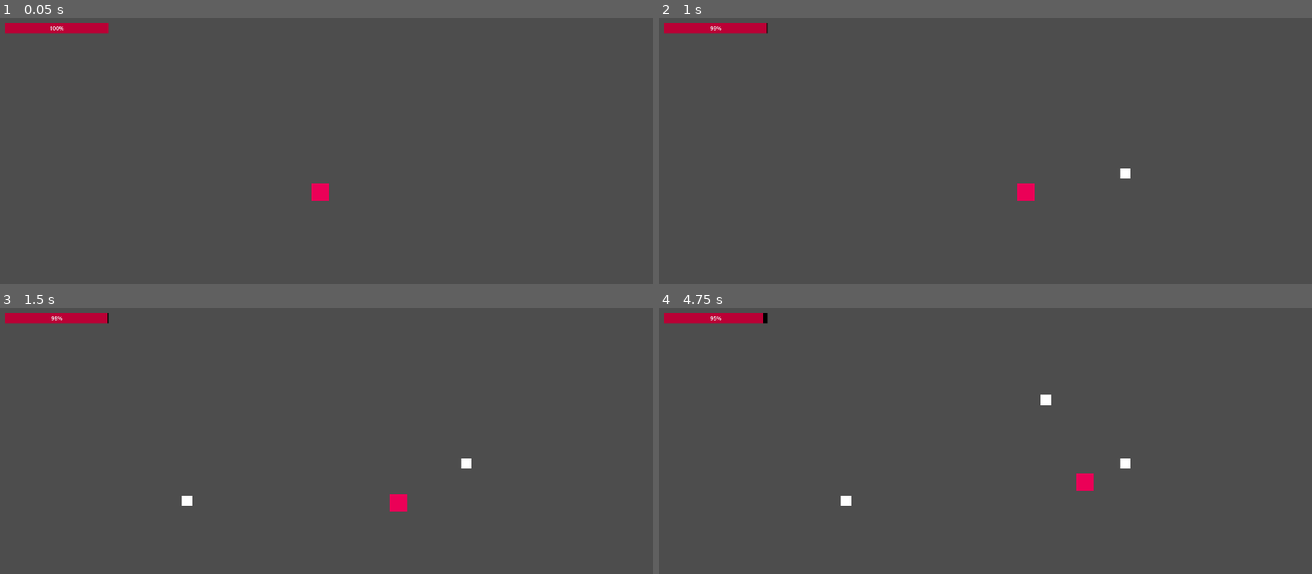
Above: before the commit, frames 1-4 (two rows, left to right).
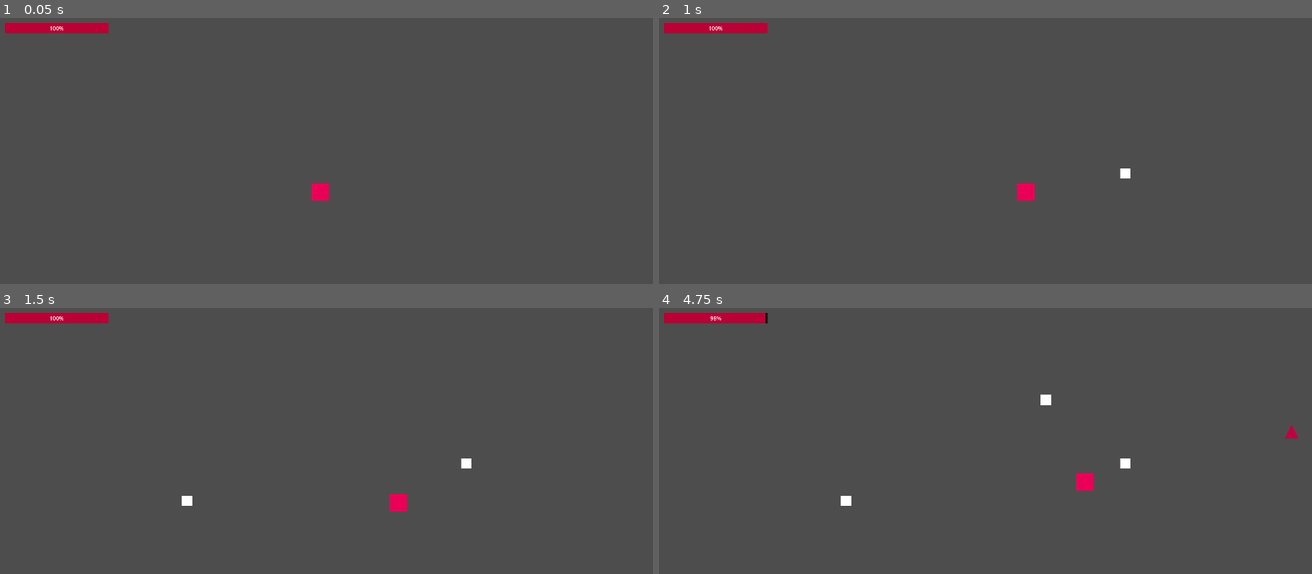
Above: after the commit, the same moments.

Repository: KABIR-SAINI/cult-defense
Game: Godot game, scene res://main.tscn
The game is run twice, just before and just after one commit, with the same random seed, the same clock (stepped at 60 frames per second) and the same inputs.
Inputs (mouse positions are in pixels of both pictures, inside the frame that each line leads up to):
- Up to frame 1 (0.05 s): no input
- Up to frame 2 (1 s): tap Enter at 0.5 s; move the mouse to (1122, 172) at 0.52 s; hold D (move_right) from 0.53 s (still down); click (1122, 172) at 0.67 s
- Up to frame 3 (1.5 s): move the mouse to (189, 499) at 1.27 s; release D (move_right) at 1.28 s; hold S (move_down) from 1.28 s (still down); click (189, 499) at 1.42 s
- Up to frame 4 (4.75 s): move the mouse to (1044, 401) at 2.02 s; release S (move_down) at 2.03 s; hold D (move_right) 2.03-2.75 s; click (1044, 401) at 2.17 s; click "START WAVE" at 2.75 s; tap Space at 3.5 s; move the mouse to (946, 558) at 3.52 s; hold Up (move_up) 3.53-4.28 s; click (946, 558) at 3.67 s; move the mouse to (1181, 539) at 4.27 s; hold A (move_left) from 4.28 s (still down); click (1181, 539) at 4.42 s

Frame 1 is identical in both runs. In frame 2, less than 0.1% of the frame differs, in the area x 7-17%, y 1-6%; in frame 3, less than 0.1%; in frame 4, less than 0.1%, in the area x 8-98%, y 1-50%.

Commit message:
Fixed main

Diff:
--- a/scenes/Follower.tscn
+++ b/scenes/Follower.tscn
@@ -1,4 +1,6 @@
-[gd_scene load_steps=3 format=3 uid="uid://8d46u1exaxnf"]
+[gd_scene load_steps=4 format=3 uid="uid://8d46u1exaxnf"]
+
+[ext_resource type="Script" uid="uid://cvsas4yk8mltm" path="res://scripts/follower_clean.gd" id="1_e8sra"]
 
 [sub_resource type="RectangleShape2D" id="RectangleShape2D_jm5dc"]
 size = Vector2(30, 30)
@@ -7,6 +9,7 @@
 radius = 200.0
 
 [node name="Follower" type="Area2D"]
+script = ExtResource("1_e8sra")
 
 [node name="ColorRect" type="ColorRect" parent="."]
 offset_left = -15.0
--- a/scripts/follower_clean.gd
+++ b/scripts/follower_clean.gd
@@ -2,16 +2,24 @@
 
 @export var shoot_cooldown = 0.5
 @export var damage = 30.0
+@export var max_health = 100.0
 
 var shoot_timer = 0.0
 var time_alive = 0.0
 var can_be_sacrificed = false
+var current_health = max_health
 
 @onready var detection_range = $DetectionRange
 
 func _ready():
 	add_to_group("followers")
-	input_pickable = false
+
+	if not has_node("CollisionShape2D"):
+		var collision = CollisionShape2D.new()
+		var shape = RectangleShape2D.new()
+		shape.size = Vector2(30, 30)
+		collision.shape = shape
+		add_child(collision)
 
 func _process(delta):
 	time_alive += delta
@@ -22,37 +30,54 @@
 		shoot_timer = shoot_cooldown
 
 func find_and_shoot_demon():
-	var areas = detection_range.get_overlapping_areas()
+	var all_demons = get_tree().get_nodes_in_group("demons")
 	var nearest_demon = null
-	var nearest_distance = 999999
+	var nearest_distance = 200.0
 
-	for area in areas:
-		if area.is_in_group("demons"):
-			var demon = area.get_parent()
-			if demon and demon.is_in_group("demons"):
-				var distance = global_position.distance_to(demon.global_position)
-				if distance < nearest_distance:
-					nearest_distance = distance
-					nearest_demon = demon
+	for demon in all_demons:
+		if demon is CharacterBody2D:
+			var distance = global_position.distance_to(demon.global_position)
+			if distance < nearest_distance:
+				nearest_distance = distance
+				nearest_demon = demon
 
 	if nearest_demon and nearest_demon.has_method("take_damage"):
 		var actual_damage = damage + (time_alive * 2)
 		nearest_demon.take_damage(actual_damage)
-		print("Follower shot demon for ", actual_damage, " damage!")
 
 func enable_sacrifice():
 	can_be_sacrificed = true
 	input_pickable = true
+	print("Sacrifice enabled on follower")
 
-func _input_event(viewport, event, shape_idx):
+func _input(event):
 	if event is InputEventMouseButton and event.pressed and event.button_index == MOUSE_BUTTON_LEFT:
 		if can_be_sacrificed:
-			sacrifice()
+			var mouse_pos = get_global_mouse_position()
+			var distance = global_position.distance_to(mouse_pos)
+			if distance < 30:
+				var all_followers = get_tree().get_nodes_in_group("followers")
+				var closest_follower = null
+				var closest_distance = 999999
+
+				for follower in all_followers:
+					var follower_distance = follower.global_position.distance_to(mouse_pos)
+					if follower_distance < closest_distance:
+						closest_distance = follower_distance
+						closest_follower = follower
+
+				if closest_follower == self:
+					sacrifice()
+					get_viewport().set_input_as_handled()
 
 func sacrifice():
 	var heal_amount = 20.0 + (time_alive * 5.0)
 	var player = get_tree().get_first_node_in_group("player")
 	if player and player.has_method("sacrifice_heal"):
 		player.sacrifice_heal(heal_amount)
-		print("Sacrificed follower! Healed for: ", heal_amount)
+		print("Sacrificed! Healed: ", heal_amount)
 	queue_free()
+
+func take_damage(amount):
+	# Followers are invincible - they don't take damage
+	pass
--- a/scripts/main.gd
+++ b/scripts/main.gd
@@ -1,26 +1,30 @@
 extends Node2D
 
-var follower_scene = load("res://scenes/follower.tscn")
-var demon_scene = load("res://scenes/demon.tscn")
+const INITIAL_FOLLOWERS = 3
+const INITIAL_DEMONS = 5
+const DEMONS_PER_WAVE = 2
+const SPAWN_INTERVAL = 1.5
+const SPAWN_DISTANCE_MIN = 550
+const SPAWN_DISTANCE_MAX = 650
+
+var follower_scene = preload("res://scenes/follower.tscn")
+var demon_scene = preload("res://scenes/demon.tscn")
 
 var player
 var start_button
 var wave_label
+var spawn_timer
 
 var current_wave = 1
-var followers_to_place = 3
+var followers_to_place = INITIAL_FOLLOWERS
 var followers_placed = 0
 var placement_phase = true
 var wave_active = false
-
 var demons_alive = 0
-var demons_to_spawn = 5
+var demons_to_spawn = INITIAL_DEMONS
 var demons_spawned = 0
 
-var spawn_timer
-
 func _ready():
-	randomize()
 	add_to_group("main")
 	player = $Player
 
@@ -33,6 +37,7 @@
 		wave_label = $UI/WaveLabel
 
 	spawn_timer = Timer.new()
+	spawn_timer.one_shot = false
 	spawn_timer.timeout.connect(spawn_demon)
 	add_child(spawn_timer)
 
@@ -61,9 +66,11 @@
 
 	enable_follower_sacrifice()
 
-	demons_to_spawn = 5 + (current_wave - 1) * 2
+	demons_to_spawn = INITIAL_DEMONS + (current_wave - 1) * DEMONS_PER_WAVE
 	demons_spawned = 0
-	spawn_timer.wait_time = 1.5
+	demons_alive = 0
+
+	spawn_timer.wait_time = SPAWN_INTERVAL
 	spawn_timer.start()
 
 func enable_follower_sacrifice():
@@ -77,18 +84,17 @@
 		return
 
 	var angle = randf() * TAU
-	var spawn_distance = randf_range(550, 650)
-
+	var spawn_distance = randf_range(SPAWN_DISTANCE_MIN, SPAWN_DISTANCE_MAX)
 	var offset = Vector2(cos(angle), sin(angle)) * spawn_distance
 	var spawn_pos = player.global_position + offset
 
 	var demon = demon_scene.instantiate()
-	add_child(demon)
+	call_deferred("add_child", demon)
 	demon.global_position = spawn_pos
 
-	var base_health = 50 + (current_wave * 10)
-	var base_damage = 15 + (current_wave * 3)
-	var base_speed = 150 + (current_wave * 20)
+	var base_health = 50.0 + (current_wave * 10.0)
+	var base_damage = 15.0 + (current_wave * 3.0)
+	var base_speed = 350.0 + (current_wave * 25.0)
 
 	demon.health = base_health
 	demon.current_health = base_health
@@ -100,14 +106,17 @@
 
 func on_demon_died():
 	demons_alive -= 1
-	if demons_alive <= 0 and wave_active:
+
+	if demons_alive <= 0 and wave_active and demons_spawned >= demons_to_spawn:
 		complete_wave()
 
 func complete_wave():
 	wave_active = false
+	spawn_timer.stop()
 	current_wave += 1
+
+	await get_tree().create_timer(2.0).timeout
 	clear_all_followers()
-	await get_tree().create_timer(2.0).timeout
 	start_placement_phase()
 
 func clear_all_followers():
@@ -117,7 +126,7 @@
 func start_placement_phase():
 	placement_phase = true
 	followers_placed = 0
-	followers_to_place = 3 + (current_wave - 1)
+	followers_to_place = INITIAL_FOLLOWERS + (current_wave - 1)
 	update_ui()
 
 func update_ui():
--- a/scripts/player.gd
+++ b/scripts/player.gd
@@ -21,7 +21,9 @@
 	velocity = direction * speed
 	move_and_slide()
 
-	current_health -= health_drain_rate * delta
+	var main = get_tree().get_first_node_in_group("main")
+	if main and main.wave_active:
+		current_health -= health_drain_rate * delta
 
 	if current_health <= 0:
 		die()
